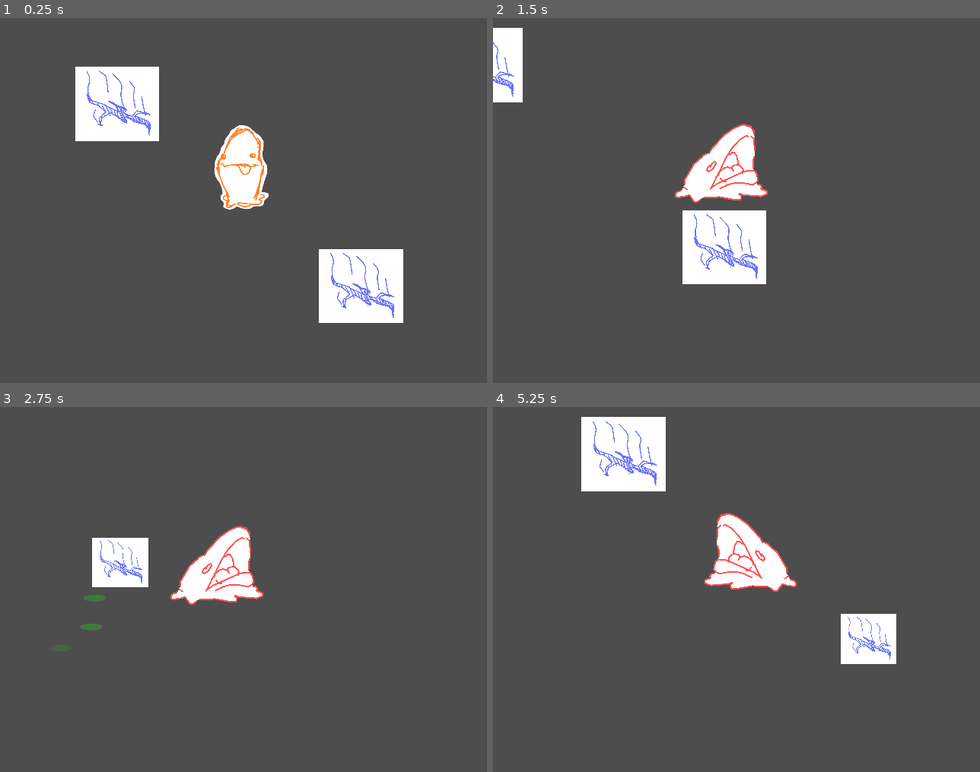
Above: before the commit, frames 1-4 (two rows, left to right).
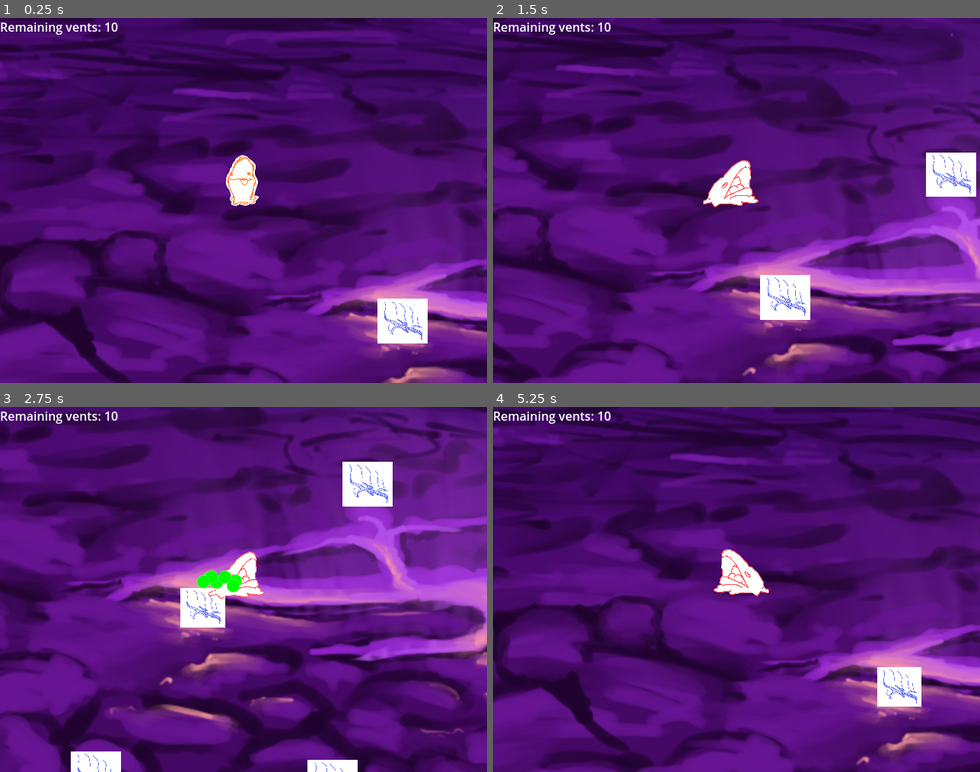
Above: after the commit, the same moments.

Repository: NBumgardner/godot-wild-jam-88-game
Game: Godot game, scene res://main.tscn
The game is run twice, just before and just after one commit, with the same random seed, the same clock (stepped at 60 frames per second) and the same inputs.
Inputs:
- Up to frame 1 (0.25 s): no input
- Up to frame 2 (1.5 s): tap Enter at 0.5 s; hold D (move_right) 0.53-1.28 s; tap Space (action) at 0.6, 1.35 s; hold S (move_down) from 1.28 s (still down)
- Up to frame 3 (2.75 s): release S (move_down) at 2.03 s; hold D (move_right) from 2.03 s (still down); tap Space (action) at 2.1 s
- Up to frame 4 (5.25 s): release D (move_right) at 2.78 s; hold W (move_up) 2.78-3.53 s; tap Space (action) every 0.75 s from 2.85 to 5.1 s; hold A (move_left) 3.53-5.03 s; hold S (move_down) from 5.03 s (still down)

The runs differ from the first frame. In frame 1, 99% of the frame differs, in the area x 0-100%, y 0-100%; in frame 2, 100%; in frame 3, 99%; in frame 4, 100%.

Commit message:
Added GameManager

Diff:
--- /dev/null
+++ b/game/objects/hud/hud.gd
@@ -0,0 +1,11 @@
+extends Control
+
+@export var game_manager: GameManager
+
+@onready var label: Label = $Label
+
+func _ready() -> void:
+	label.text = "Remaining vents: %s" % game_manager.remaining_vents
+
+func _process(_delta: float) -> void:
+	label.text = "Remaining vents: %s" % game_manager.remaining_vents
--- /dev/null
+++ b/game/objects/hud/hud.tscn
@@ -0,0 +1,16 @@
+[gd_scene load_steps=2 format=3 uid="uid://6o26q54y57gv"]
+
+[ext_resource type="Script" uid="uid://cf276iwu4busb" path="res://objects/hud/hud.gd" id="1_y7bgl"]
+
+[node name="HUD" type="Control"]
+layout_mode = 3
+anchors_preset = 0
+offset_right = 40.0
+offset_bottom = 40.0
+script = ExtResource("1_y7bgl")
+
+[node name="Label" type="Label" parent="."]
+layout_mode = 1
+offset_right = 133.0
+offset_bottom = 23.0
+text = "Remaining vents:"
--- a/game/objects/player/player.gd
+++ b/game/objects/player/player.gd
@@ -1,7 +1,7 @@
 extends CharacterBody2D
 
 
-const SPEED = 400.0
+const SPEED = 600.0
 const ACCEL = 10000.0
 const VENT_CLOSE_SPEED = 0.5
 const CAMERA_TARGET_DISTANCE = 150.0
--- /dev/null
+++ b/game/scenes/game_manager.gd
@@ -0,0 +1,21 @@
+extends Node
+class_name GameManager
+
+const VENT_HOLE = preload("uid://clxr0xys06nie")
+
+@export var num_vents: int = 10
+
+var remaining_vents: int
+
+func _ready() -> void:
+	(func ():
+		for i in num_vents:
+			var vent := VENT_HOLE.instantiate() as VentHole
+			vent.position = Vector2(
+				randf_range(-1500, 1500),
+				randf_range(-1500, 1500))
+			vent.tree_exited.connect(func ():
+				remaining_vents -= 1)
+			get_parent().add_child(vent)
+		remaining_vents = num_vents
+	).call_deferred()
--- a/game/scenes/level1.tscn
+++ b/game/scenes/level1.tscn
@@ -1,11 +1,62 @@
-[gd_scene load_steps=4 format=3 uid="uid://malxmp0cv835"]
+[gd_scene load_steps=10 format=3 uid="uid://malxmp0cv835"]
 
+[ext_resource type="Texture2D" uid="uid://cbim7il0llmxf" path="res://scenes/background.png" id="1_dwgg1"]
+[ext_resource type="Script" uid="uid://ddvebyb53rymj" path="res://scenes/game_manager.gd" id="1_ru4tf"]
 [ext_resource type="PackedScene" uid="uid://cxgg604ulakso" path="res://objects/player/player.tscn" id="1_wwpf4"]
+[ext_resource type="PackedScene" uid="uid://6o26q54y57gv" path="res://objects/hud/hud.tscn" id="2_6sh32"]
 [ext_resource type="Script" uid="uid://ctes2y51pk0pr" path="res://objects/camera.gd" id="2_m7ahb"]
-[ext_resource type="PackedScene" uid="uid://clxr0xys06nie" path="res://objects/vent_hole/vent_hole.tscn" id="3_m7ahb"]
+
+[sub_resource type="WorldBoundaryShape2D" id="WorldBoundaryShape2D_ejswk"]
+
+[sub_resource type="WorldBoundaryShape2D" id="WorldBoundaryShape2D_ru4tf"]
+normal = Vector2(0, 1)
+
+[sub_resource type="WorldBoundaryShape2D" id="WorldBoundaryShape2D_6sh32"]
+normal = Vector2(-1, 0)
+
+[sub_resource type="WorldBoundaryShape2D" id="WorldBoundaryShape2D_dwgg1"]
+normal = Vector2(1, 0)
 
 [node name="Level1" type="Node2D"]
 y_sort_enabled = true
+
+[node name="GameManager" type="Node" parent="."]
+script = ExtResource("1_ru4tf")
+
+[node name="HUDLayer" type="CanvasLayer" parent="."]
+
+[node name="HUD" parent="HUDLayer" node_paths=PackedStringArray("game_manager") instance=ExtResource("2_6sh32")]
+game_manager = NodePath("../../GameManager")
+
+[node name="BackgroundLayer" type="Node2D" parent="."]
+show_behind_parent = true
+z_index = -4096
+
+[node name="Background" type="Sprite2D" parent="BackgroundLayer"]
+position = Vector2(45, 25)
+scale = Vector2(5, 5)
+texture = ExtResource("1_dwgg1")
+
+[node name="WorldBoundaries" type="StaticBody2D" parent="."]
+visible = false
+metadata/_edit_group_ = true
+metadata/_edit_lock_ = true
+
+[node name="CollisionShape2D" type="CollisionShape2D" parent="WorldBoundaries"]
+position = Vector2(0, 2725)
+shape = SubResource("WorldBoundaryShape2D_ejswk")
+
+[node name="CollisionShape2D2" type="CollisionShape2D" parent="WorldBoundaries"]
+position = Vector2(0, -2675)
+shape = SubResource("WorldBoundaryShape2D_ru4tf")
+
+[node name="CollisionShape2D3" type="CollisionShape2D" parent="WorldBoundaries"]
+position = Vector2(4845, 0)
+shape = SubResource("WorldBoundaryShape2D_6sh32")
+
+[node name="CollisionShape2D4" type="CollisionShape2D" parent="WorldBoundaries"]
+position = Vector2(-4755, 0)
+shape = SubResource("WorldBoundaryShape2D_dwgg1")
 
 [node name="Player" parent="." node_paths=PackedStringArray("camera_target") instance=ExtResource("1_wwpf4")]
 camera_target = NodePath("CameraTarget")
@@ -13,13 +64,11 @@
 [node name="CameraTarget" type="Marker2D" parent="Player"]
 
 [node name="Camera2D" type="Camera2D" parent="." node_paths=PackedStringArray("follow_node")]
-zoom = Vector2(0.5, 0.5)
+zoom = Vector2(0.3, 0.3)
+limit_left = -4800
+limit_top = -2700
+limit_right = 4800
+limit_bottom = 2700
 position_smoothing_enabled = true
 script = ExtResource("2_m7ahb")
 follow_node = NodePath("../Player/CameraTarget")
-
-[node name="VentHole" parent="." instance=ExtResource("3_m7ahb")]
-position = Vector2(318, 245)
-
-[node name="VentHole2" parent="." instance=ExtResource("3_m7ahb")]
-position = Vector2(-323, -234)
Not shown, added: game/objects/hud/hud.gd.uid
Binary file added: game/scenes/background.png
Not shown, added: game/scenes/background.png.import
Not shown, added: game/scenes/game_manager.gd.uid
